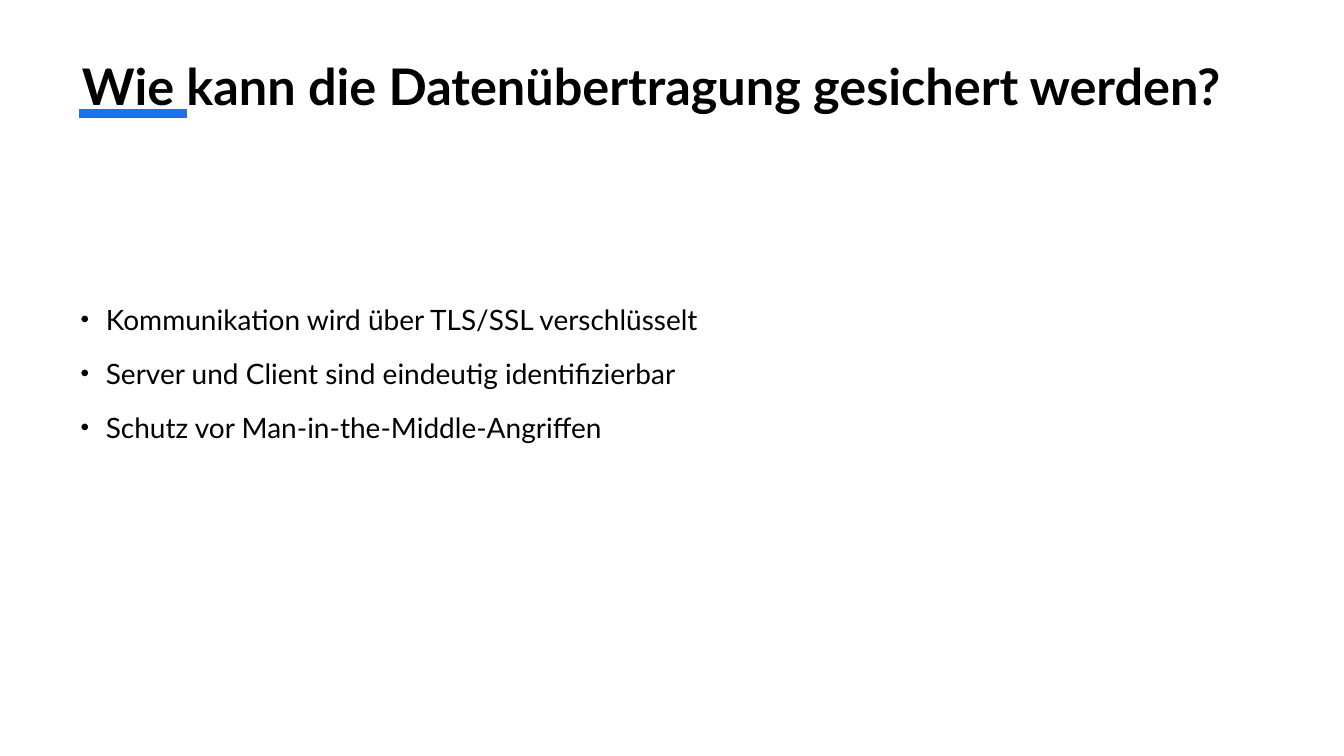
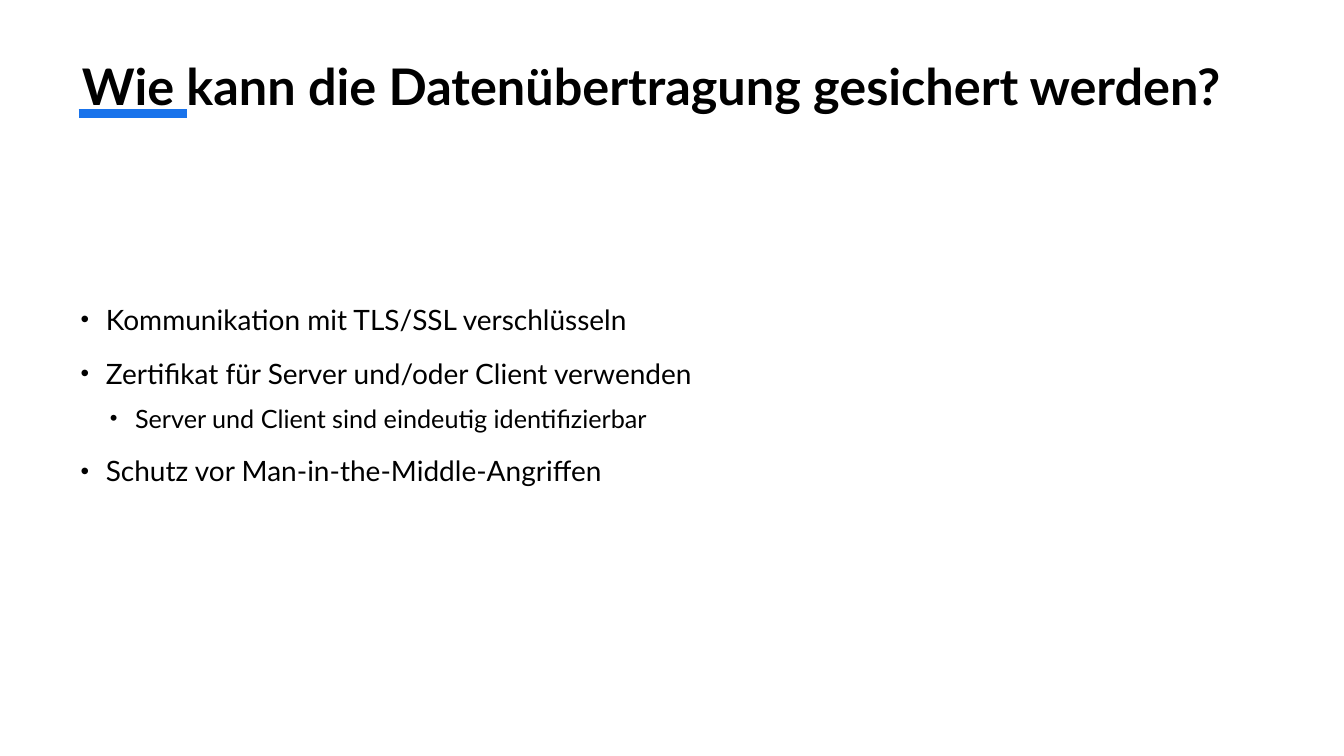
Before and after one commit to k-krauss/MQTT, a slide deck: slide 13 of Präsentation über IoT und MQTT.pptx. Drawn at 1344x756 pixels with LibreOffice and Linux fonts; fonts in the diff are those of the drawing. Boxes give left, top, right and bottom in pixels: in the first picture for what was removed or moved away, otherwise in the second. Text is boxed around its words. In the diff, an @@ line names an element or a change of style, - is before the commit and + after.

Commit message:
16.05.2025

```diff
--- a/Präsentation über IoT und MQTT.pptx
+++ b/Präsentation über IoT und MQTT.pptx
@@ text at (106, 309, 692, 386): text changed @@
-• Kommunikation wird über TLS/SSL verschlüsselt
+• Kommunikation mit TLS/SSL verschlüsseln
+• Zertifikat für Server und/oder Client verwenden
@@ text at (135, 409, 647, 432): size 20 to 18 pt in "Server und Client sind eindeutig identifizierbar"; list level 1 to 2 in "Server und Client sind eindeutig ..." @@
```
Also in this commit, not shown: 1 other slide changed.
